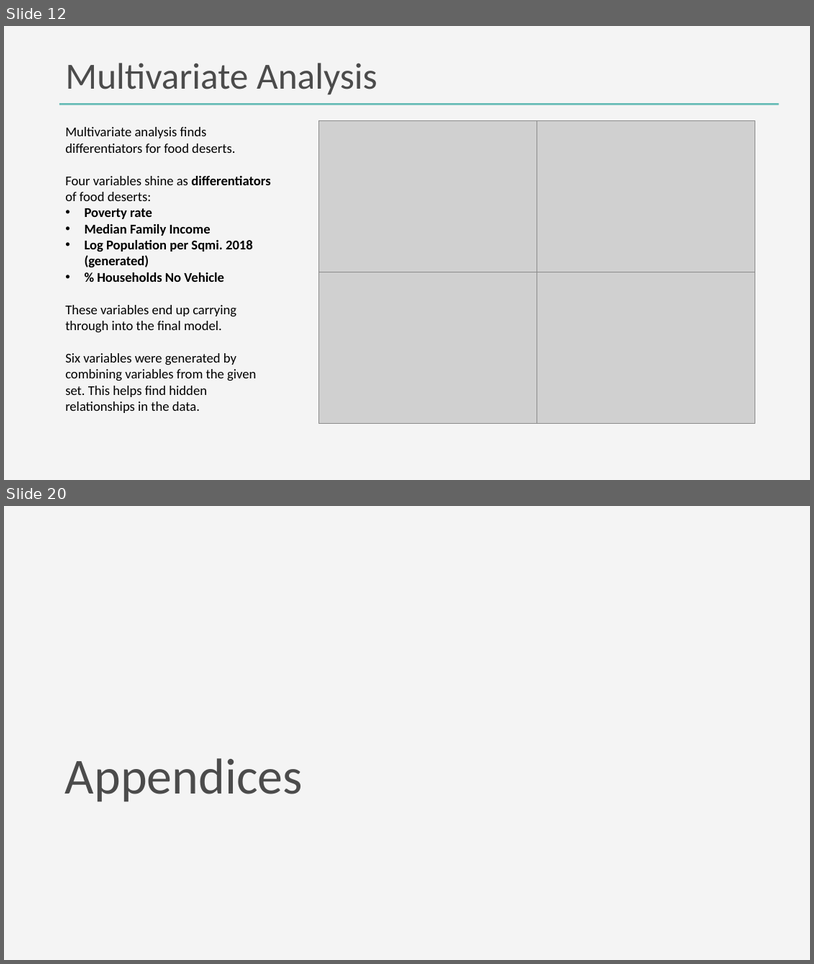
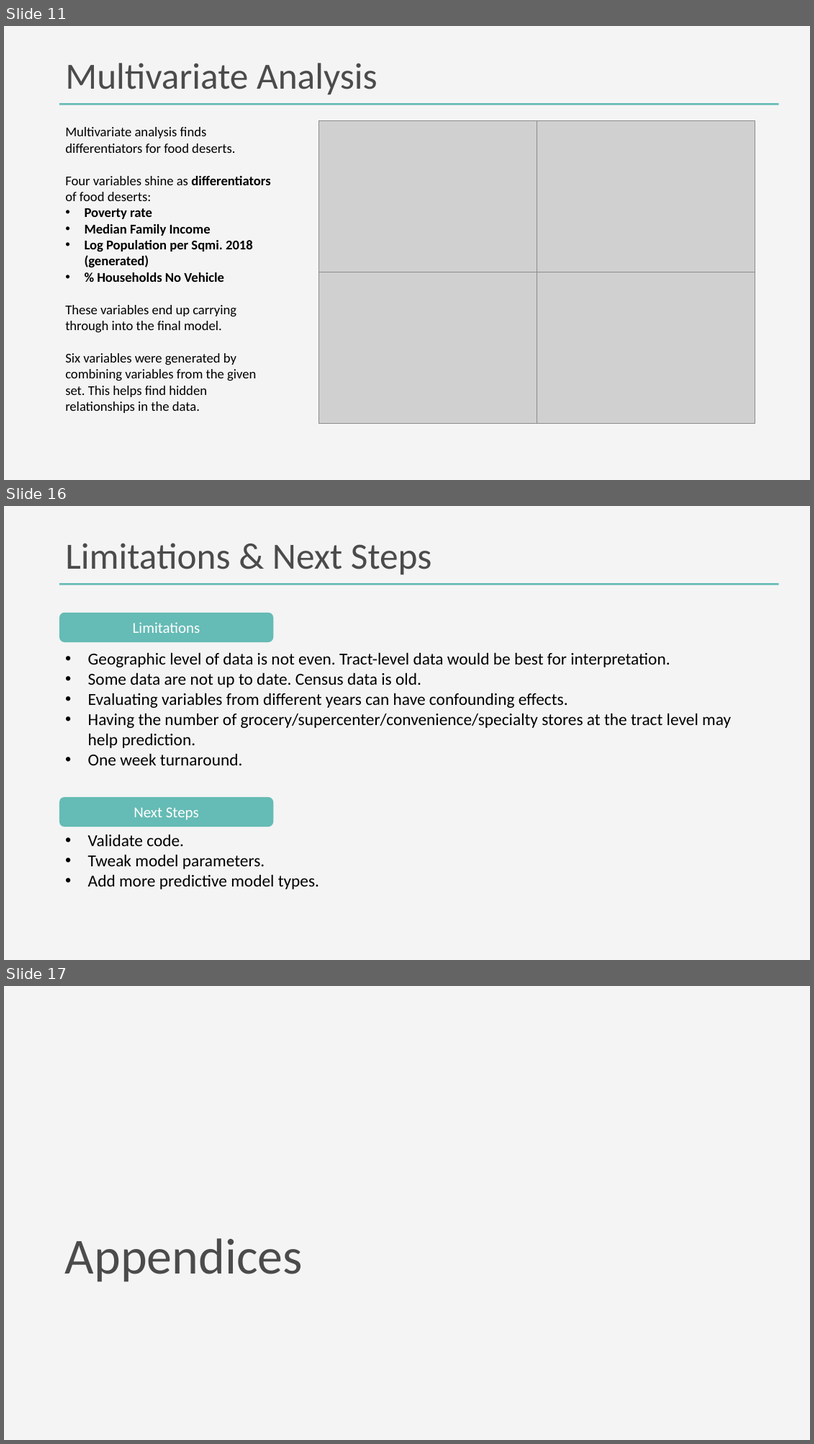
Before and after one commit to DanteHaywood/cfc_ds_screen, a slide deck: doc/2020_11_25_cfc_ds_technical_screen_haywood.pptx. Shown one above the other, each under a label of ours: slides 12 and 20 before the commit, slides 11, 16 and 17 after it; the slides between them are not shown. The pictures are 814x964 and 814x1444 pixels, drawn with LibreOffice and Linux fonts; fonts in the diff are those of the drawing; grey boxes stand for pictures. Boxes give left, top, right and bottom in pixels: in the first picture for what was removed or moved away, otherwise in the second. Text is boxed around its words. In the diff, an @@ line names an element or a change of style, - is before the commit and + after.

```diff
--- a/doc/2020_11_25_cfc_ds_technical_screen_haywood.pptx
+++ b/doc/2020_11_25_cfc_ds_technical_screen_haywood.pptx
@@ slide 16 added at bbox=[4, 506, 810, 960], background #F4F4F4; not listed: 1 template element that a slide beside it also shows @@
@@ title added at bbox=[65, 543, 432, 575], 44 pt, text #4B4B4B @@
+Limitations & Next Steps
@@ rounded rectangle added at bbox=[59, 613, 274, 642], fill #65BBB5, 18 pt, text #FFFFFF @@
+Limitations
@@ text added at bbox=[88, 652, 731, 765], 20 pt, text #000000 @@
+• Geographic level of data is not even. Tract-level data would be best for interpretation.
+• Some data are not up to date. Census data is old.
+• Evaluating variables from different years can have confounding effects.
+• Having the number of grocery/supercenter/convenience/specialty stores at the tract level may help prediction.
+• One week turnaround.
@@ rounded rectangle added at bbox=[59, 797, 274, 826], fill #65BBB5, 18 pt, text #FFFFFF @@
+Next Steps
@@ text added at bbox=[88, 834, 319, 889], 20 pt, text #000000 @@
+• Validate code.
+• Tweak model parameters.
+• Add more predictive model types.
@@ what was slide 12 is now slide 11 @@
@@ what was slide 20 is now slide 17 @@
```
Also in this commit, not shown: 3 slides changed, 3 other slides added, 7 slides removed, 4 other files.
